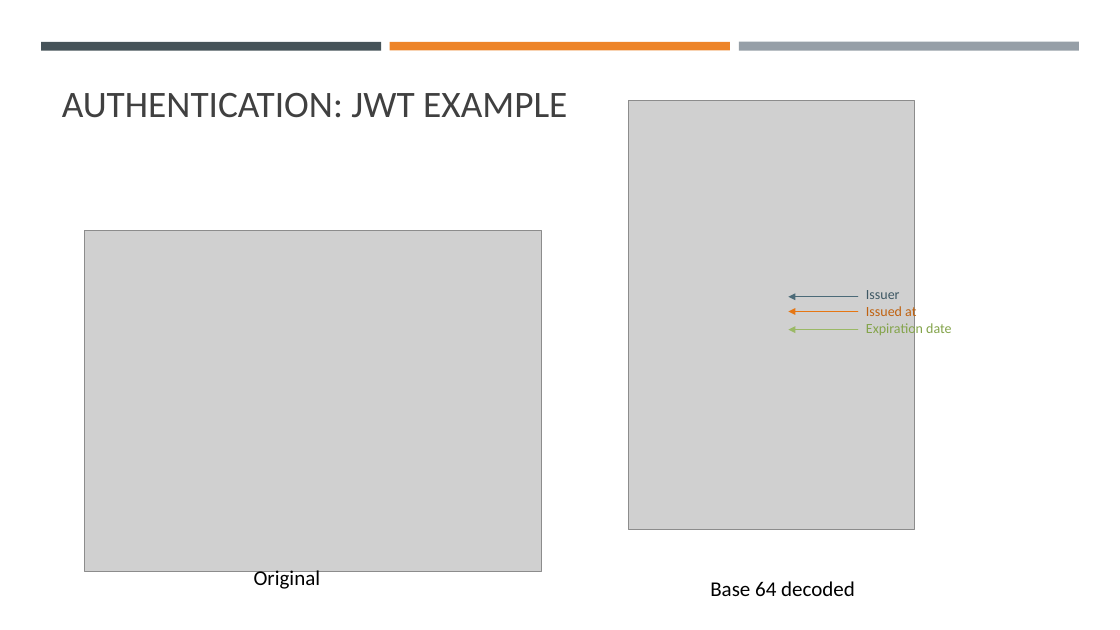
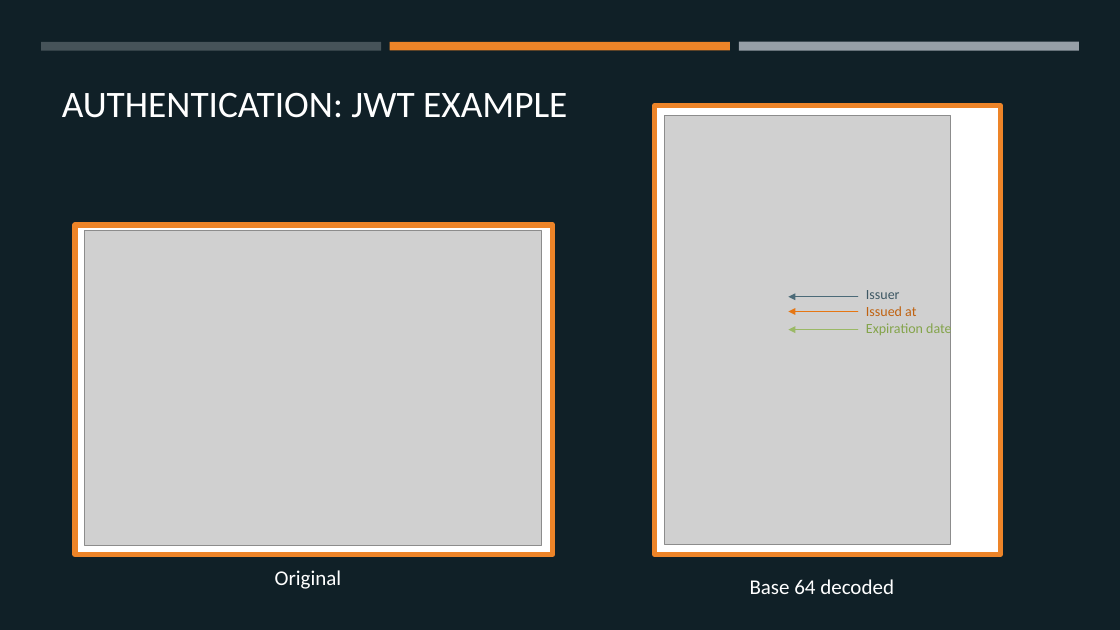
Before and after one commit to margaeor/COMP414-Distributed-Systems, a slide deck: slide 4 of presentation/Distributed.pptx. Drawn at 1120x630 pixels with LibreOffice and Linux fonts; fonts in the diff are those of the drawing; grey boxes stand for pictures. Boxes give left, top, right and bottom in pixels: in the first picture for what was removed or moved away, otherwise in the second. Text is boxed around its words. In the diff, an @@ line names an element or a change of style, - is before the commit and + after.

```diff
--- a/presentation/Distributed.pptx
+++ b/presentation/Distributed.pptx
@@ background #FFFFFF to #102027 @@
@@ title "AUTHENTICATION: JWT EXAMPLE" at box(62, 92, 567, 118): text colour #404040 to #FFFFFF @@
@@ rectangle added at box(655, 106, 1001, 555), fill #FFFFFF, outline #ED8428 4.5 pt @@
@@ picture: place and size @@
-picture at box(628, 101, 915, 530)
+picture at box(665, 115, 951, 544)
@@ rectangle added at box(75, 225, 553, 555), fill #FFFFFF, outline #ED8428 4.5 pt @@
@@ picture: place and size @@
-picture at box(85, 231, 542, 571)
+picture at box(85, 231, 542, 545)
@@ text "Original": place and size @@
-text "Original" at box(254, 567, 321, 589)
+text "Original" at box(275, 570, 342, 589)
@@ text "Original" at box(275, 570, 342, 589): text colour #000000 to #FFFFFF @@
@@ text "Base 64 decoded" at box(750, 579, 894, 594): text colour #000000 to #FFFFFF @@
@@ text "Base 64 decoded": place and size @@
-text "Base 64 decoded" at box(710, 581, 855, 596)
+text "Base 64 decoded" at box(750, 579, 894, 594)
```
Also in this commit, not shown: 14 other slides changed, 2 slides added, 1 other file.
